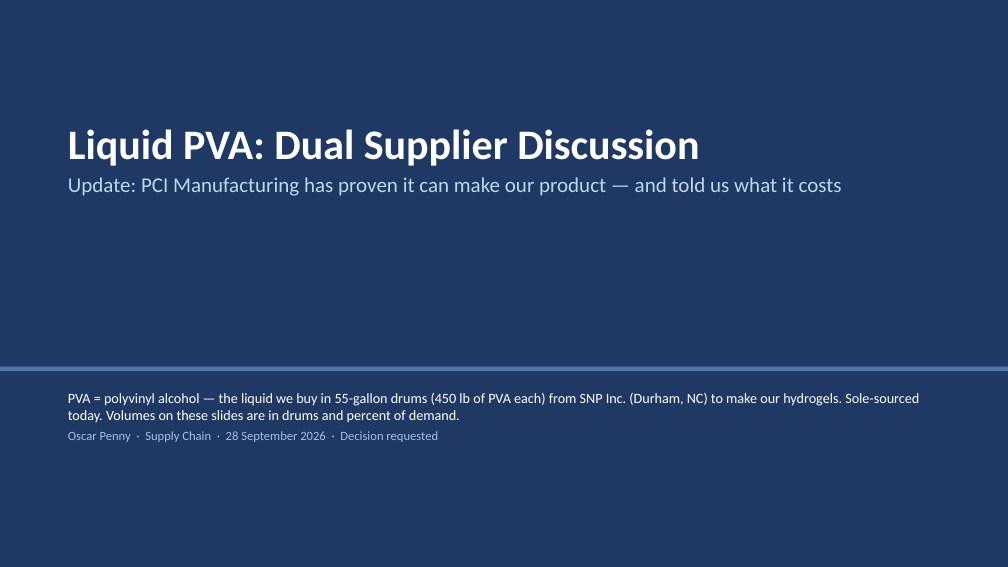
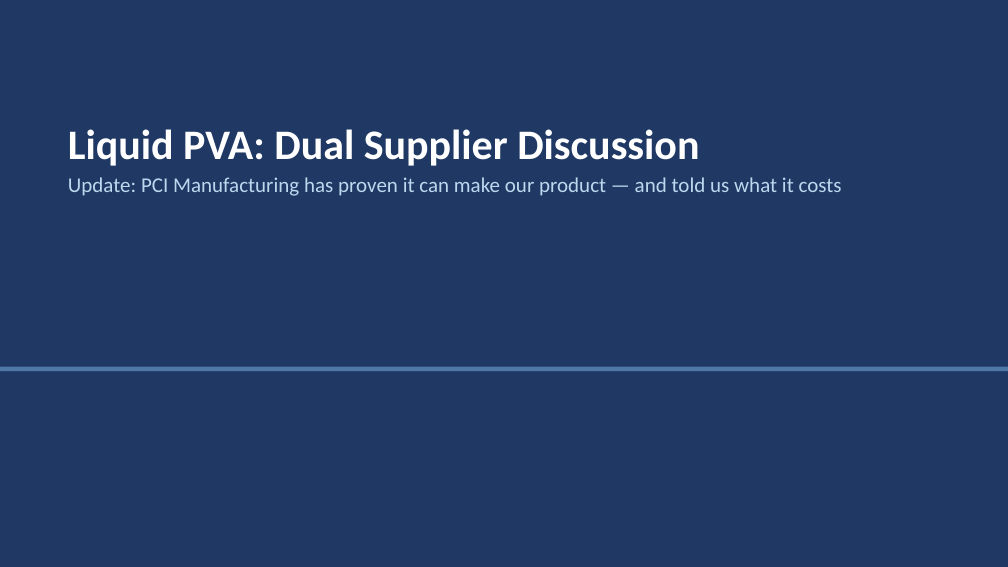
Before and after one commit to naviero1/Claude-Works, a slide deck: slide 1 of PVA second supplier initiative/PVA_Second_Supplier_Leadership_Deck.pptx. Drawn at 1008x567 pixels with LibreOffice and Linux fonts; fonts in the diff are those of the drawing. Boxes give left, top, right and bottom in pixels: in the first picture for what was removed or moved away, otherwise in the second. Text is boxed around its words. In the diff, an @@ line names an element or a change of style, - is before the commit and + after.

```diff
--- a/PVA second supplier initiative/PVA_Second_Supplier_Leadership_Deck.pptx
+++ b/PVA second supplier initiative/PVA_Second_Supplier_Leadership_Deck.pptx
@@ text removed at (68, 393, 919, 442) @@
-PVA = polyvinyl alcohol — the liquid we buy in 55-gallon drums (450 lb of PVA each) from SNP Inc. (Durham, NC) to make our hydrogels. Sole-sourced today. Volumes on these slides are in drums and percent of demand.
-Oscar Penny · Supply Chain · 28 September 2026 · Decision requested
```
Also in this commit, not shown: 1 other slide changed, 1 other file.
